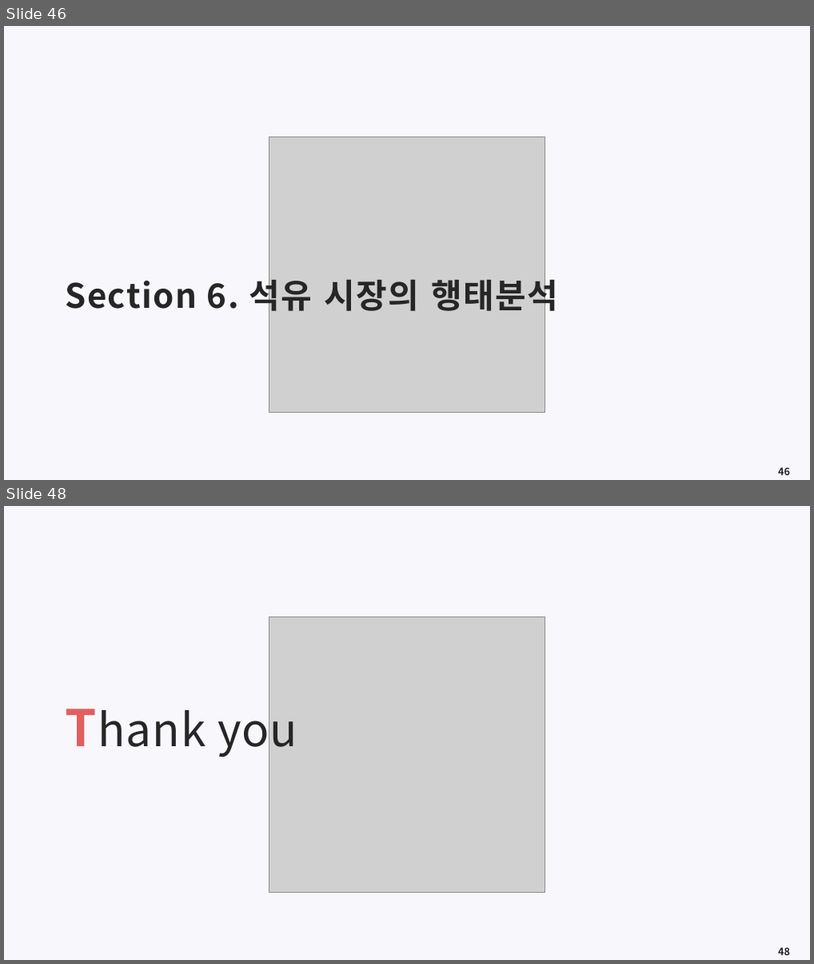
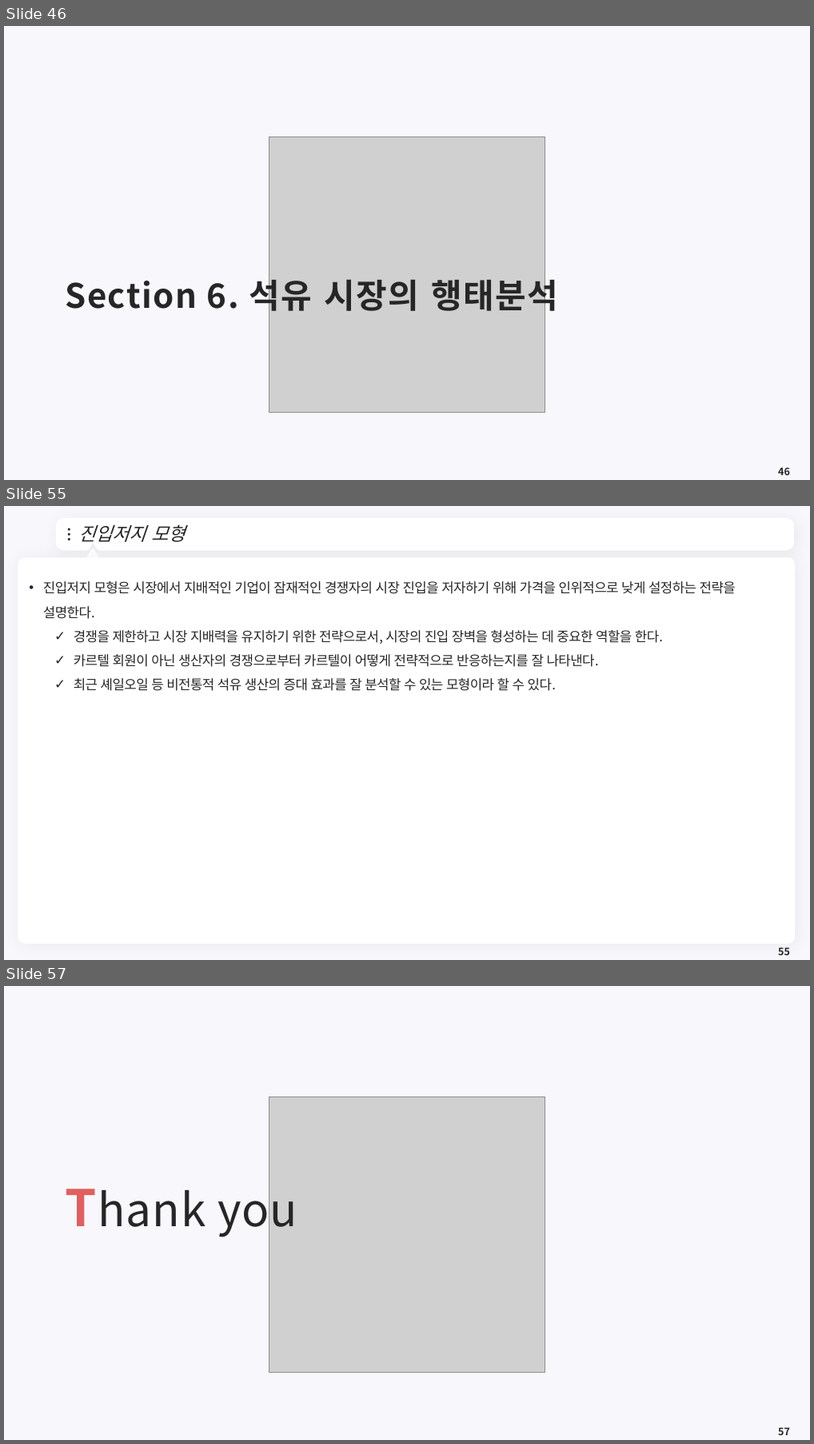
Before and after one commit to meandthey/Teaching, a slide deck: 에너지경제학/자원에너지경제학_Chapter_3 (석유).pptx. Shown one above the other, each under a label of ours: slides 46 and 48 before the commit, slides 46, 55 and 57 after it; the slides between them are not shown. The pictures are 814x964 and 814x1444 pixels, drawn with LibreOffice and Linux fonts; fonts in the diff are those of the drawing; grey boxes stand for pictures; background and template pictures are left out. Boxes give left, top, right and bottom in pixels: in the first picture for what was removed or moved away, otherwise in the second. Text is boxed around its words. In the diff, an @@ line names an element or a change of style, - is before the commit and + after.

```diff
--- a/에너지경제학/자원에너지경제학_Chapter_3 (석유).pptx
+++ b/에너지경제학/자원에너지경제학_Chapter_3 (석유).pptx
@@ slide 55 added at [4, 506, 810, 960], background #F8F7FC @@
@@ freeform shape added at [59, 521, 792, 548], fill #FFFFFF, outline #FFFFFF 7.25 pt @@
@@ ellipse added at [68, 528, 70, 531], fill #262626 @@
@@ title added at [78, 524, 186, 542], 22 pt, text #262626, italic @@
+진입저지 모형
@@ ellipse added at [68, 533, 70, 536], fill #262626 @@
@@ ellipse added at [68, 538, 70, 540], fill #262626 @@
@@ triangle added at [86, 550, 99, 562], fill #FFFFFF, outline #FFFFFF 3.75 pt @@
@@ freeform shape added at [775, 530, 782, 540], fill #FFFFFF @@
@@ rounded rectangle added at [18, 557, 796, 944], fill #FFFFFF @@
@@ text added at [43, 581, 736, 691], 16 pt, text #262626 @@
+• 진입저지 모형은 시장에서 지배적인 기업이 잠재적인 경쟁자의 시장 진입을 저자하기 위해 가격을 인위적으로 낮게 설정하는 전략을 설명한다.
+  ✓ 경쟁을 제한하고 시장 지배력을 유지하기 위한 전략으로서, 시장의 진입 장벽을 형성하는 데 중요한 역할을 한다.
+  ✓ 카르텔 회원이 아닌 생산자의 경쟁으로부터 카르텔이 어떻게 전략적으로 반응하는지를 잘 나타낸다.
+  ✓ 최근 셰일오일 등 비전통적 석유 생산의 증대 효과를 잘 분석할 수 있는 모형이라 할 수 있다.
@@ page number added at [778, 947, 790, 955], 12 pt, text #262626, bold @@
+55
@@ what was slide 48 is now slide 57 @@
@@ page number at [778, 1427, 790, 1435]: text changed @@
-48
+57
```
Also in this commit, not shown: 1 slide changed, 8 other slides added, 1 other file.
